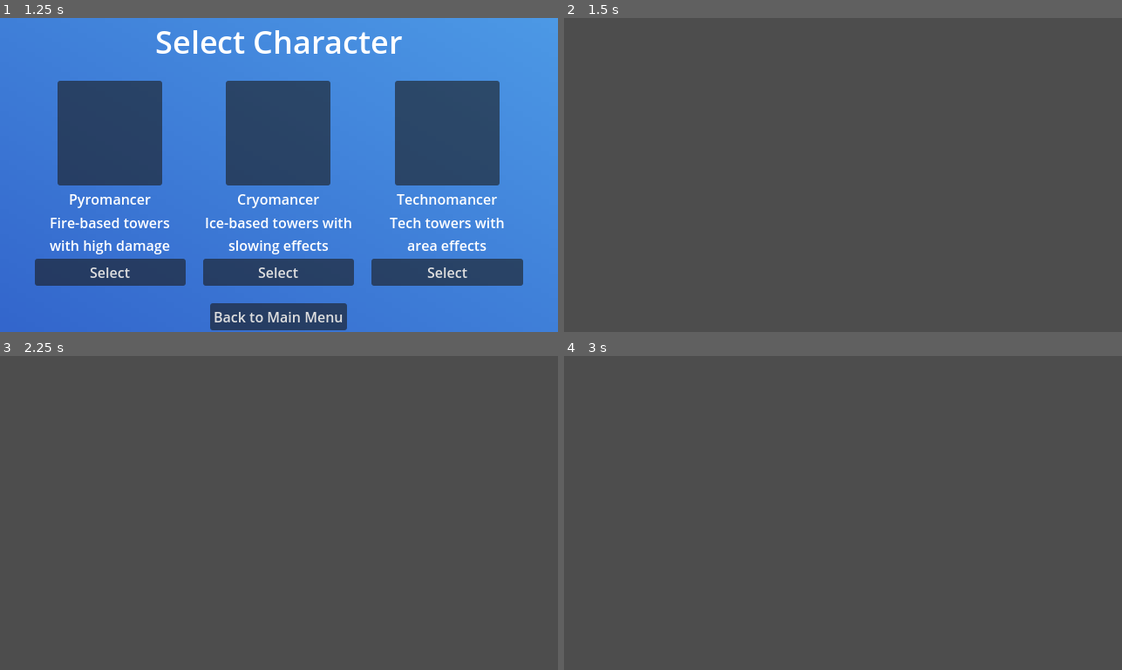
Above: before the commit, frames 1-4 (two rows, left to right).
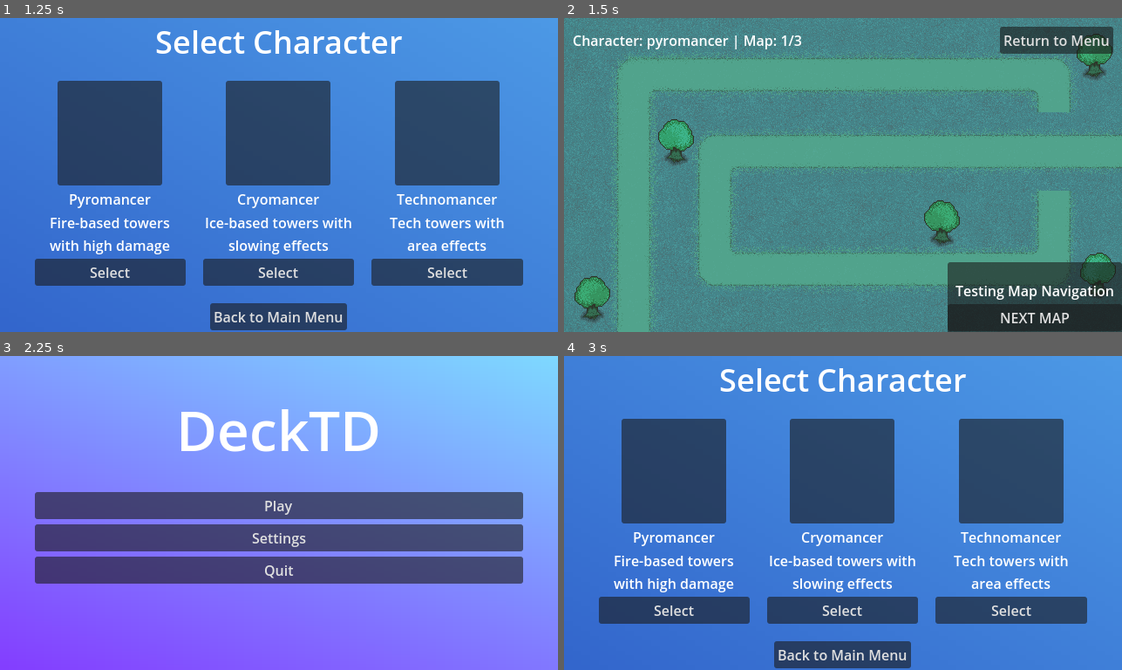
Above: after the commit, the same moments.

Repository: brandon-relentnet/RogueTD
Game: Godot game, scene res://scenes/main.tscn
Two runs of this game, one before a commit and one after it. Both use one fixed random seed, a clock stepped at 60 frames per second and the inputs below.
Inputs (mouse positions are in pixels of both pictures, inside the frame that each line leads up to):
- Up to frame 1 (1.25 s): click "Play" at 0.5 s
- Up to frame 2 (1.5 s): click "Select" at 1.25 s
- Up to frame 3 (2.25 s): click (491, 377) at 2 s, where only the run after the commit has a clickable "Return to Menu"
- Up to frame 4 (3 s): click (843, 506) at 2.75 s, where only the run after the commit has a clickable "Play"

Frame 1 is identical in both runs. In frame 2, 100% of the frame differs, in the area x 0-100%, y 0-100%; in frame 3, 100%; in frame 4, 100%.
Error before the commit: Parse Error: Preload file "res://scenes/maps/map_1.tscn" does not exist. (res://scripts/scene_manager.gd:4)

Commit message:
Runs are generated on character selection now with a random assortment of 3 maps.

Diff:
--- a/scenes/main.tscn
+++ b/scenes/main.tscn
@@ -1,8 +1,9 @@
-[gd_scene load_steps=4 format=3 uid="uid://dcgxhpyt2bb7a"]
+[gd_scene load_steps=5 format=3 uid="uid://dcgxhpyt2bb7a"]
 
 [ext_resource type="Script" uid="uid://l5gv554yutsj" path="res://scripts/main.gd" id="1_0wfyh"]
 [ext_resource type="Script" uid="uid://bf6p876eayfnr" path="res://scripts/scene_manager.gd" id="2_sugp2"]
 [ext_resource type="PackedScene" uid="uid://djkf0mee64e5m" path="res://scenes/ui/main_menu/MainMenu.tscn" id="3_sugp2"]
+[ext_resource type="PackedScene" uid="uid://bw4nxcvgpw7qw" path="res://scenes/ui/hud/HUD.tscn" id="4_hud"]
 
 [node name="Main" type="Node"]
 script = ExtResource("1_0wfyh")
@@ -18,11 +19,8 @@
 offset_right = 40.0
 offset_bottom = 40.0
 
-[node name="HUD" type="Control" parent="UI"]
-layout_mode = 3
-anchors_preset = 0
-offset_right = 40.0
-offset_bottom = 40.0
+[node name="HUD" parent="UI" instance=ExtResource("4_hud")]
+visible = false
 
 [node name="MainMenu" parent="UI" instance=ExtResource("3_sugp2")]
 
--- /dev/null
+++ b/scenes/ui/hud/HUD.tscn
@@ -0,0 +1,37 @@
+[gd_scene load_steps=2 format=3 uid="uid://bw4nxcvgpw7qw"]
+
+[ext_resource type="Script" uid="uid://ep8x1qtq6erc" path="res://scripts/ui/hud/hud.gd" id="1_hud"]
+
+[node name="HUD" type="Control"]
+layout_mode = 3
+anchors_preset = 15
+anchor_right = 1.0
+anchor_bottom = 1.0
+grow_horizontal = 2
+grow_vertical = 2
+script = ExtResource("1_hud")
+
+[node name="MarginContainer" type="MarginContainer" parent="."]
+layout_mode = 1
+anchors_preset = 10
+anchor_right = 1.0
+offset_bottom = 40.0
+grow_horizontal = 2
+theme_override_constants/margin_left = 10
+theme_override_constants/margin_top = 10
+theme_override_constants/margin_right = 10
+
+[node name="HBoxContainer" type="HBoxContainer" parent="MarginContainer"]
+layout_mode = 2
+
+[node name="RunInfoLabel" type="Label" parent="MarginContainer/HBoxContainer"]
+layout_mode = 2
+text = "Character: None | Map: 1/3"
+
+[node name="Spacer" type="Control" parent="MarginContainer/HBoxContainer"]
+layout_mode = 2
+size_flags_horizontal = 3
+
+[node name="ReturnToMenuButton" type="Button" parent="MarginContainer/HBoxContainer"]
+layout_mode = 2
+text = "Return to Menu"
--- a/scripts/main.gd
+++ b/scripts/main.gd
@@ -5,6 +5,8 @@
 # Preload scenes
 var character_select_scene = preload("res://scenes/ui/character_select/CharacterSelect.tscn")
 var character_select_instance = null
+var run_manager_scene = preload("res://scripts/run_manager.gd")
+var run_manager = null
 
 func _ready():
 	# Show the main menu and hide other UI elements
@@ -16,6 +18,16 @@
 	$UI/MainMenu.connect("play_button_pressed", Callable(self, "_on_main_menu_play_pressed"))
 	$UI/MainMenu.connect("settings_button_pressed", Callable(self, "_on_settings_button_pressed"))
 	$UI/MainMenu.connect("quit_button_pressed", Callable(self, "_on_quit_button_pressed"))
+
+	# Create run manager
+	run_manager = Node.new()
+	run_manager.set_script(run_manager_scene)
+	run_manager.name = "run_manager"  # Set a specific name so we can find it later
+	add_child(run_manager)
+	print("Run manager created with name: ", run_manager.name)
+
+	# Connect run manager signals
+	run_manager.connect("run_completed", Callable(self, "_on_run_completed"))
 
 func _on_main_menu_play_pressed():
 	# Instead of loading map directly, show character selection
@@ -45,10 +57,23 @@
 	# Show HUD
 	$UI/HUD.show()
 
-	# In a more complex implementation, you'd set up the game state based on character selection:
-	# - Load character-specific towers
-	# - Initialize starting deck
-	print("Starting game with character: ", character_id)
+	# Start the run with the selected character
+	run_manager.start_run(character_id)
+
+func _on_run_completed(successful):
+	# Clean up and return to the main menu
+	$UI/HUD.hide()
+	$UI/MainMenu.show()
+
+	# Make sure any map instance is freed
+	if run_manager.current_map_instance:
+		run_manager.current_map_instance.queue_free()
+		run_manager.current_map_instance = null
+
+	if successful:
+		print("Run completed successfully!")
+	else:
+		print("Run failed!")
 
 func _on_settings_button_pressed():
 	# Implement settings menu
--- /dev/null
+++ b/scripts/run_manager.gd
@@ -0,0 +1,127 @@
+extends Node
+
+# Run properties
+var current_character = ""
+var map_sequence = []
+var current_map_index = 0
+var current_map_instance = null
+
+signal run_started(character_id)
+signal map_completed(map_id)
+signal run_completed(successful)
+
+# Start a new run with the given character
+func start_run(character_id):
+	current_character = character_id
+
+	# Generate random map sequence
+	var scene_manager = get_node("/root/Main/SceneManager")
+	if scene_manager:
+		map_sequence = scene_manager.get_random_map_sequence(3)
+	else:
+		push_error("Could not find SceneManager node")
+		map_sequence = ["autumn", "winter", "spring"]  # Fallback sequence
+
+	current_map_index = 0
+
+	print("Starting run with character: ", character_id)
+	print("Map sequence: ", map_sequence)
+
+	# Load the first map
+	load_current_map()
+
+	emit_signal("run_started", character_id)
+
+# Load the current map based on the current_map_index
+func load_current_map():
+	# Clear any existing map
+	if current_map_instance:
+		current_map_instance.queue_free()
+
+	# Get the current map ID
+	var current_map_id = map_sequence[current_map_index]
+
+	# Get scene manager
+	var scene_manager = get_node_or_null("/root/Main/SceneManager")
+	if not scene_manager:
+		push_error("Could not find SceneManager node")
+		return
+
+	# Instantiate the map
+	current_map_instance = scene_manager.transition_to_map(current_map_id)
+
+	# Add "Next Map" button for testing
+	add_next_map_button(current_map_instance)
+
+	# Add to the game world
+	var game_world = get_node_or_null("/root/Main/GameWorld")
+	if game_world:
+		game_world.add_child(current_map_instance)
+		print("Loaded map: ", current_map_id)
+	else:
+		push_error("Could not find GameWorld node")
+
+# Add a "Next Map" button for testing
+func add_next_map_button(map_instance):
+	# Create a CanvasLayer to ensure the button is always on top
+	var canvas_layer = CanvasLayer.new()
+	canvas_layer.layer = 10  # Put it on a high layer to ensure it's on top
+	map_instance.add_child(canvas_layer)
+
+	# Create a panel to make the button more visible
+	var panel = Panel.new()
+	panel.set_anchors_preset(Control.PRESET_CENTER)
+	panel.position = Vector2(120, 100)
+	panel.size = Vector2(200, 100)
+	canvas_layer.add_child(panel)
+
+	# Create a VBox to hold button and label
+	var vbox = VBoxContainer.new()
+	vbox.set_anchors_preset(Control.PRESET_FULL_RECT)
+	vbox.alignment = BoxContainer.ALIGNMENT_CENTER
+	panel.add_child(vbox)
+
+	# Add a label to indicate what to do
+	var label = Label.new()
+	label.text = "Testing Map Navigation"
+	label.horizontal_alignment = HORIZONTAL_ALIGNMENT_CENTER
+	vbox.add_child(label)
+
+	# Create the button
+	var button = Button.new()
+	button.text = "NEXT MAP"
+	button.size = Vector2(160, 50)
+	button.pressed.connect(Callable(self, "_on_next_map_button_pressed"))
+	vbox.add_child(button)
+
+	print("Next Map button added to map")
+
+# Handle next map button press
+func _on_next_map_button_pressed():
+	print("Next Map button pressed!")
+	advance_to_next_map()
+
+# Advance to the next map in sequence
+func advance_to_next_map():
+	# Complete current map
+	emit_signal("map_completed", map_sequence[current_map_index])
+
+	# Increment the map index
+	current_map_index += 1
+
+	# Check if run is complete
+	if current_map_index >= map_sequence.size():
+		print("Run completed!")
+		emit_signal("run_completed", true)
+		return
+
+	# Load the next map
+	load_current_map()
+
+# End the current run
+func end_run(successful = false):
+	if current_map_instance:
+		current_map_instance.queue_free()
+		current_map_instance = null
+
+	emit_signal("run_completed", successful)
--- a/scripts/scene_manager.gd
+++ b/scripts/scene_manager.gd
@@ -1,8 +1,19 @@
 extends Node
 
 var maps = {
-	"map1": preload("res://scenes/maps/map_1.tscn")
+	"autumn": preload("res://scenes/maps/map_autumn.tscn"),
+	"spring": preload("res://scenes/maps/map_spring.tscn"),
+	"summer": preload("res://scenes/maps/map_summer.tscn"),
+	"winter": preload("res://scenes/maps/map_winter.tscn")
 }
 
 func transition_to_map(map_id):
 	return maps[map_id].instantiate()
+
+func get_random_map_sequence(count=3):
+	# Get all map keys
+	var map_keys = maps.keys()
+	# Randomize the order
+	map_keys.shuffle()
+	# Return the first 'count' maps
+	return map_keys.slice(0, count)
--- /dev/null
+++ b/scripts/ui/hud/hud.gd
@@ -0,0 +1,53 @@
+extends Control
+
+@onready var run_info_label = $MarginContainer/HBoxContainer/RunInfoLabel
+@onready var return_to_menu_button = $MarginContainer/HBoxContainer/ReturnToMenuButton
+
+var current_character = "None"
+var current_map_index = 0
+var map_count = 3
+
+func _ready():
+	# Connect button signal
+	return_to_menu_button.pressed.connect(_on_return_to_menu_pressed)
+
+	# We'll connect to the run manager's signals once it's available
+	# Since we're loaded before the run manager is created, we'll do this in _process
+
+	# Update the HUD
+	update_hud()
+
+func _process(_delta):
+	# Try to connect to the run manager if we haven't already
+	if not is_connected_to_run_manager and get_node_or_null("/root/Main/run_manager") != null:
+		connect_to_run_manager()
+
+var is_connected_to_run_manager = false
+
+func connect_to_run_manager():
+	var run_manager = get_node_or_null("/root/Main/run_manager")
+	if run_manager:
+		run_manager.run_started.connect(_on_run_started)
+		run_manager.map_completed.connect(_on_map_completed)
+		is_connected_to_run_manager = true
+		print("HUD connected to run manager")
+
+func _on_run_started(character_id):
+	current_character = character_id
+	current_map_index = 1
+	update_hud()
+
+func _on_map_completed(map_id):
+	current_map_index += 1
+	update_hud()
+
+func update_hud():
+	run_info_label.text = "Character: %s | Map: %d/%d" % [current_character, current_map_index, map_count]
+
+func _on_return_to_menu_pressed():
+	# End the current run and return to menu
+	var run_manager = get_node_or_null("/root/Main/run_manager")
+	if run_manager:
+		run_manager.end_run(false)
+	else:
+		print("Could not find run_manager node")
Not shown: 2 places in scenes/maps/map_autumn.tscn that only renumber resources
Not shown, added: scripts/run_manager.gd.uid
Not shown, added: scripts/ui/hud/hud.gd.uid
